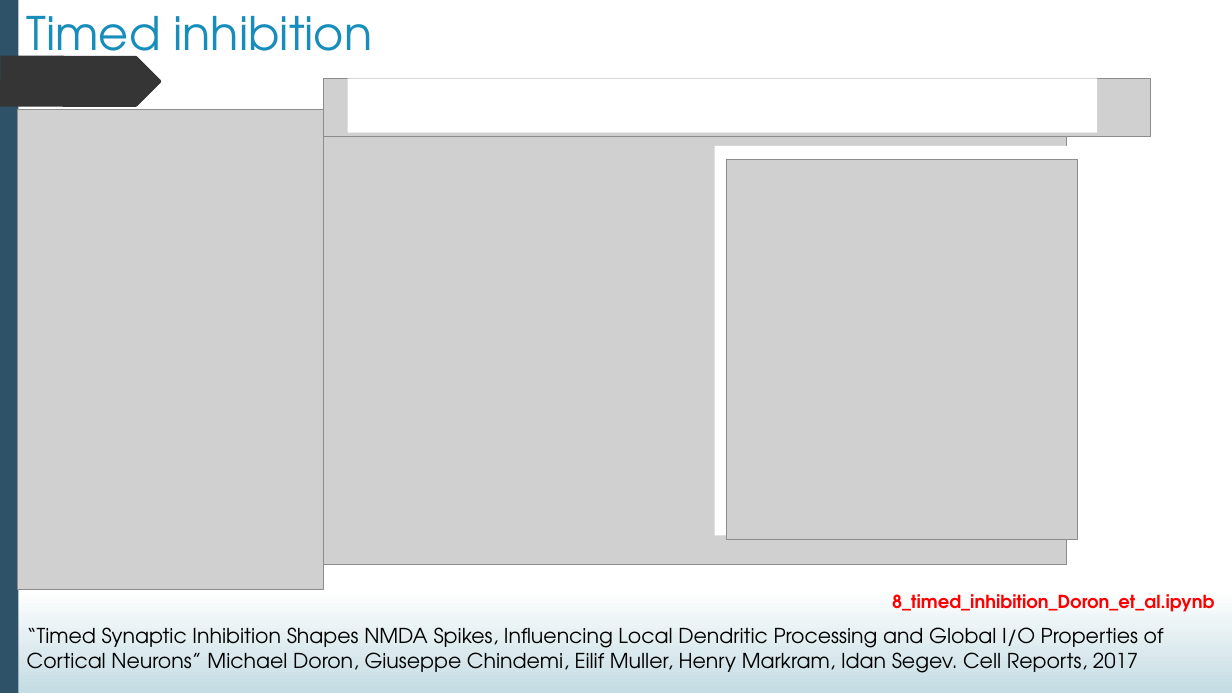
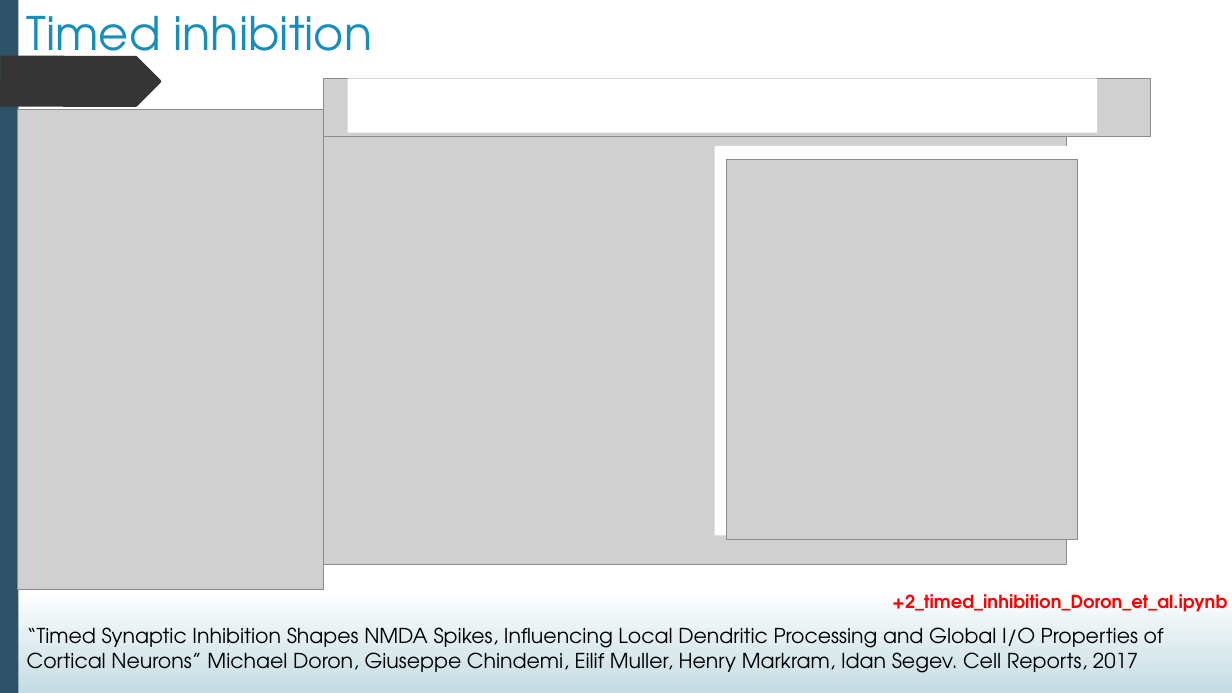
Before and after one commit to darshanmandge/EITN_fall_school_2023, a slide deck: slide 13 of NEURON_tutorial.pptx (slide 12 before the commit). Drawn at 1232x693 pixels with LibreOffice and Linux fonts; fonts in the diff are those of the drawing; grey boxes stand for pictures. Boxes give left, top, right and bottom in pixels: in the first picture for what was removed or moved away, otherwise in the second. Text is boxed around its words. In the diff, an @@ line names an element or a change of style, - is before the commit and + after.

```diff
--- a/NEURON_tutorial.pptx
+++ b/NEURON_tutorial.pptx
@@ text at box(892, 594, 1227, 612): text changed @@
-8_timed_inhibition_Doron_et_al.ipynb
++2_timed_inhibition_Doron_et_al.ipynb
```
Also in this commit, not shown: 3 other slides changed, 2 slides added, 1 other file.
